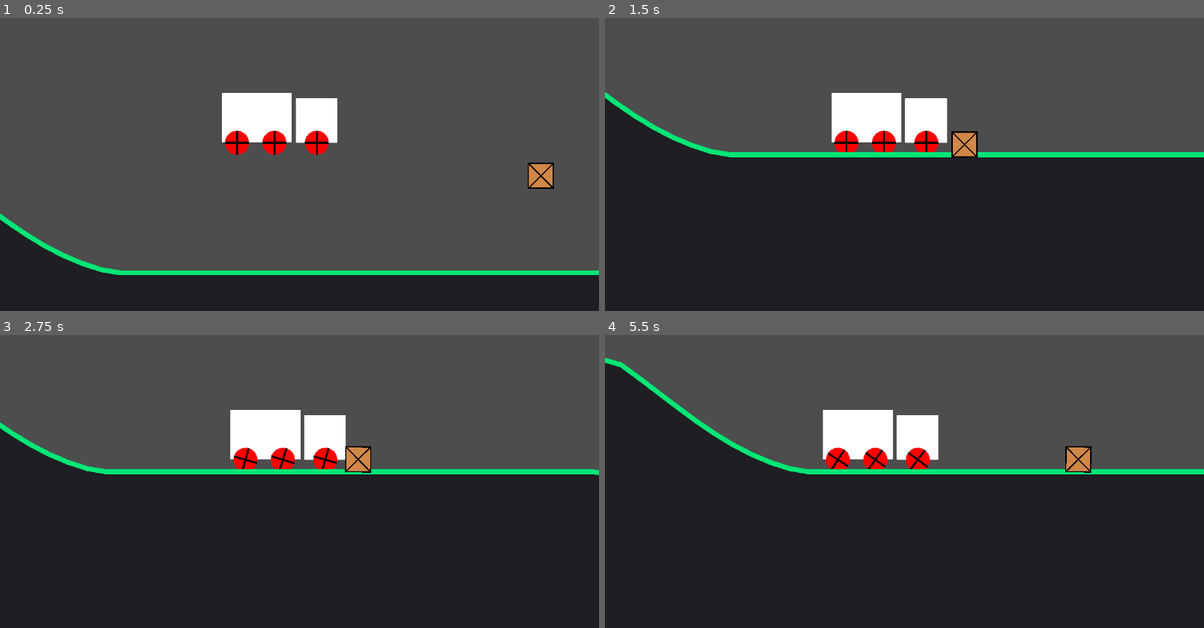
Above: before the commit, frames 1-4 (two rows, left to right).
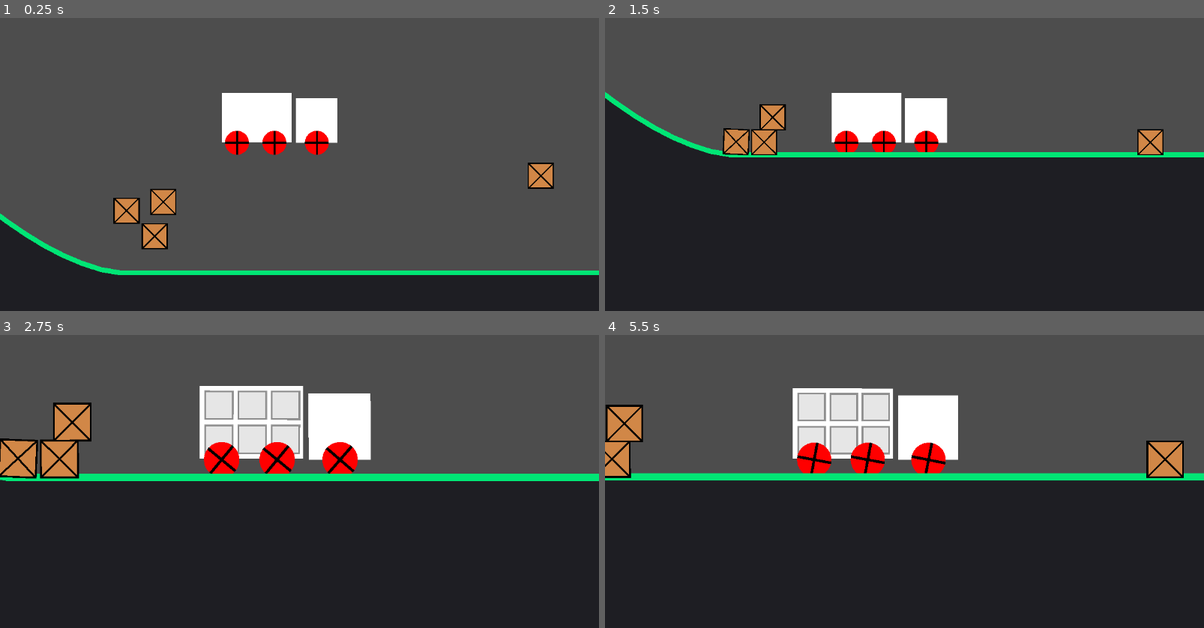
Above: after the commit, the same moments.

Repository: Addressmehari/truck-kun
Game: Godot game, scene res://main.tscn
Two runs of this game, one before a commit and one after it. Both use one fixed random seed, a clock stepped at 60 frames per second and the inputs below.
Inputs (mouse positions are in pixels of both pictures, inside the frame that each line leads up to):
- Up to frame 1 (0.25 s): no input
- Up to frame 2 (1.5 s): tap Enter at 0.5 s; drag from (1150, 196) to (964, 67) at 0.52 s; drag from (784, 158) to (874, 211) at 1.27 s
- Up to frame 3 (2.75 s): tap Space at 2 s; move the mouse to (359, 384) at 2.02 s; hold Right (ui_right) from 2.03 s (still down); tap E at 2.1 s; click (359, 384) at 2.17 s
- Up to frame 4 (5.5 s): release Right (ui_right) at 2.75 s; drag from (874, 528) to (724, 408) at 2.77 s; move the mouse to (1084, 510) at 3.52 s; hold Left (ui_left) 3.53-4.25 s; tap E at 3.6, 5.1 s; click (1084, 510) at 3.67 s; drag from (724, 408) to (814, 376) at 4.27 s; move the mouse to (934, 460) at 5.02 s; hold Left (ui_left) from 5.03 s (still down); click (934, 460) at 5.17 s

The runs differ from the first frame. In frame 1, 1.2% of the frame differs, in the area x 18-30%, y 58-80%; in frame 2, 2.0%; in frame 3, 13%; in frame 4, 16%, in the area x 0-100%, y 7-50%.

Commit message:
feat: create loading and unloading

Diff:
--- a/camera.gd
+++ b/camera.gd
@@ -2,6 +2,9 @@
 
 @export var target_path: NodePath
 var target: Node2D
+
+var default_zoom := Vector2(1.2, 1.2)
+var zoomed_zoom := Vector2(1.8, 1.8)
 
 func _ready():
 	if target_path:
@@ -14,3 +17,11 @@
 	if is_instance_valid(target):
 		# Interpolate position smoothly to center the truck in the camera view
 		global_position = global_position.lerp(target.global_position, 10.0 * delta)
+
+		# Smoothly interpolate zoom based on truck zoom request
+		var target_zoom = default_zoom
+		var truck = get_node_or_null("../truck")
+		if truck and truck.has_method("is_zoom_requested") and truck.is_zoom_requested():
+			target_zoom = zoomed_zoom
+
+		zoom = zoom.lerp(target_zoom, 5.0 * delta)
--- /dev/null
+++ b/container_body.gd
@@ -0,0 +1,101 @@
+extends RigidBody2D
+
+# 6 slots inside the container
+var inventory = [null, null, null, null, null, null]
+
+# Local coordinates for the slots in the container space (width 112, height 79)
+var slot_rects = [
+	Rect2(-111, -74, 30, 30),
+	Rect2(-75, -74, 30, 30),
+	Rect2(-39, -74, 30, 30),
+	Rect2(-111, -37, 30, 30),
+	Rect2(-75, -37, 30, 30),
+	Rect2(-39, -37, 30, 30)
+]
+
+@onready var truck = get_parent()
+
+func _ready() -> void:
+	# Force children (ColorRects) to render behind the parent's custom _draw() call.
+	# This ensures the drawn slots are visible on top of the container shape.
+	var container_rect = get_node_or_null("container")
+	if container_rect:
+		container_rect.show_behind_parent = true
+	var rim_rect = get_node_or_null("rim_back")
+	if rim_rect:
+		rim_rect.show_behind_parent = true
+
+func _physics_process(_delta: float) -> void:
+	# Refresh slot visuals
+	queue_redraw()
+
+func _draw() -> void:
+	if not is_instance_valid(truck):
+		return
+
+	# Draw slots only if zoom is requested
+	if truck.has_method("is_zoom_requested") and truck.is_zoom_requested():
+		for i in range(6):
+			var rect = slot_rects[i]
+			var item = inventory[i]
+
+			if item == null:
+				# Draw a visible dark border and subtle background fill on any container background color
+				draw_rect(rect, Color(0, 0, 0, 0.1), true)
+				draw_rect(rect, Color(0, 0, 0, 0.4), false, 2.0)
+			else:
+				# Draw loaded crate representation inside the slot
+				var inner_color = item.get("color", Color(0.82, 0.53, 0.28))
+				var inner_rect = rect.grow(-2)
+				draw_rect(inner_rect, inner_color, true)
+
+				# Crate Outline & Cross (X)
+				draw_rect(inner_rect, Color.BLACK, false, 2.0)
+				draw_line(inner_rect.position, inner_rect.end, Color.BLACK, 2.0)
+				draw_line(Vector2(inner_rect.end.x, inner_rect.position.y), Vector2(inner_rect.position.x, inner_rect.end.y), Color.BLACK, 2.0)
+
+func try_add_to_slot(slot_index: int, crate) -> bool:
+	if slot_index < 0 or slot_index >= 6:
+		return false
+	if inventory[slot_index] == null:
+		inventory[slot_index] = {
+			"color": crate.color,
+			"width": crate.width,
+			"height": crate.height
+		}
+		return true
+	return false
+
+func _input(event: InputEvent) -> void:
+	if event is InputEventMouseButton and event.button_index == MOUSE_BUTTON_LEFT and event.pressed:
+		if truck.has_method("is_zoom_requested") and truck.is_zoom_requested():
+			var local_mouse = to_local(get_global_mouse_position())
+			for i in range(6):
+				if inventory[i] != null and slot_rects[i].has_point(local_mouse):
+					# Unload crate!
+					_unload_slot(i)
+					get_viewport().set_input_as_handled()
+					break
+
+func _unload_slot(slot_index: int) -> void:
+	var item_data = inventory[slot_index]
+	inventory[slot_index] = null
+
+	# Spawn a new crate at the mouse position
+	var crate_scene = load("res://crate.tscn")
+	if crate_scene:
+		var new_crate = crate_scene.instantiate()
+		new_crate.color = item_data.get("color", Color(0.82, 0.53, 0.28))
+		new_crate.width = item_data.get("width", 40.0)
+		new_crate.height = item_data.get("height", 40.0)
+
+		# Add it to the main scene
+		get_tree().current_scene.add_child(new_crate)
+
+		# Position it at mouse
+		new_crate.global_position = get_global_mouse_position()
+
+		# Enable dragging immediately
+		new_crate.is_dragging = true
+		new_crate.drag_offset = Vector2.ZERO
+		new_crate._update_physics_state()
--- a/crate.gd
+++ b/crate.gd
@@ -33,6 +33,7 @@
 	if Engine.is_editor_hint():
 		return
 
+	add_to_group("crates")
 	input_pickable = true
 	original_collision_layer = collision_layer
 	original_collision_mask = collision_mask
@@ -78,10 +79,18 @@
 		return
 	if event is InputEventMouseButton and event.button_index == MOUSE_BUTTON_LEFT:
 		if event.pressed:
+			# Check if inventory mode is open (E pressed)
+			var parent_node = get_parent()
+			if parent_node:
+				var truck = parent_node.get_node_or_null("truck")
+				if truck and "is_e_toggled" in truck and not truck.is_e_toggled:
+					return # Only allow dragging if inventory zoom is opened via 'E' key
+
 			is_dragging = true
 			drag_offset = global_position - get_global_mouse_position()
 			_update_physics_state()
 			get_viewport().set_input_as_handled()
+
 
 func _input(event: InputEvent) -> void:
 	if Engine.is_editor_hint():
@@ -90,6 +99,7 @@
 		if not event.pressed and is_dragging:
 			is_dragging = false
 			_update_physics_state()
+			_check_drop_on_container()
 
 func _physics_process(_delta: float) -> void:
 	if Engine.is_editor_hint():
@@ -98,6 +108,27 @@
 		global_position = get_global_mouse_position() + drag_offset
 		linear_velocity = Vector2.ZERO
 		angular_velocity = 0.0
+
+func _check_drop_on_container() -> void:
+	var parent_node = get_parent()
+	if not parent_node:
+		return
+	var truck = parent_node.get_node_or_null("truck")
+	if not truck:
+		return
+	var container_body = truck.get_node_or_null("container_body")
+	if not container_body or not container_body.has_method("try_add_to_slot"):
+		return
+
+
+	if truck.has_method("is_zoom_requested") and truck.is_zoom_requested():
+		var local_pos = container_body.to_local(global_position)
+		for i in range(6):
+			var slot_rect = container_body.slot_rects[i]
+			if slot_rect.has_point(local_pos):
+				if container_body.try_add_to_slot(i, self):
+					queue_free()
+					return
 
 func _draw() -> void:
 	var rect = Rect2(-width/2.0, -height/2.0, width, height)
--- a/main.tscn
+++ b/main.tscn
@@ -33,5 +33,14 @@
 zoom = Vector2(1.2, 1.2)
 script = ExtResource("2_camera_gd")
 
+[node name="crate1" parent="." instance=ExtResource("4_1bvp3")]
+position = Vector2(-379, -86)
+
+[node name="crate2" parent="." instance=ExtResource("4_1bvp3")]
+position = Vector2(-334, -45)
+
+[node name="crate3" parent="." instance=ExtResource("4_1bvp3")]
+position = Vector2(-320, -100)
+
 [node name="crate" parent="." instance=ExtResource("4_1bvp3")]
 position = Vector2(285, -142)
--- a/truck.gd
+++ b/truck.gd
@@ -9,6 +9,8 @@
 @onready var tyre_1: RigidBody2D = $"tyre-1"
 @onready var tyre_2: RigidBody2D = $"tyre-2"
 @onready var tyre_3: RigidBody2D = $"tyre-3"
+
+var is_e_toggled: bool = false
 
 func _physics_process(_delta):
 	# Calculate input from keyboard keys
@@ -39,3 +41,28 @@
 	tyre_1.angular_velocity = clamp(tyre_1.angular_velocity, -max_angular_velocity, max_angular_velocity)
 	tyre_2.angular_velocity = clamp(tyre_2.angular_velocity, -max_angular_velocity, max_angular_velocity)
 	tyre_3.angular_velocity = clamp(tyre_3.angular_velocity, -max_angular_velocity, max_angular_velocity)
+
+func _input(event: InputEvent) -> void:
+	if event is InputEventKey and event.pressed and event.keycode == KEY_E:
+		is_e_toggled = not is_e_toggled
+		if not is_e_toggled:
+			# Force drop all dragging crates when closing inventory
+			for crate in get_tree().get_nodes_in_group("crates"):
+				if crate.get("is_dragging"):
+					crate.set("is_dragging", false)
+					if crate.has_method("_update_physics_state"):
+						crate.call("_update_physics_state")
+					if crate.has_method("_check_drop_on_container"):
+						crate.call("_check_drop_on_container")
+
+
+func is_any_crate_dragged_near() -> bool:
+	for crate in get_tree().get_nodes_in_group("crates"):
+		if crate.get("is_dragging"):
+			var dist = container_body.global_position.distance_to(crate.global_position)
+			if dist < 250.0:
+				return true
+	return false
+
+func is_zoom_requested() -> bool:
+	return is_e_toggled or is_any_crate_dragged_near()
--- a/truck.tscn
+++ b/truck.tscn
@@ -1,7 +1,8 @@
-[gd_scene load_steps=5 format=3 uid="uid://y4vbinwdj2t8"]
+[gd_scene load_steps=6 format=3 uid="uid://y4vbinwdj2t8"]
 
 [ext_resource type="Script" uid="uid://cbfysr7tnjtrc" path="res://truck.gd" id="1_truck_gd"]
 [ext_resource type="PackedScene" uid="uid://bo6otg6erdwgb" path="res://tyre.tscn" id="2_tyre_scene"]
+[ext_resource type="Script" path="res://container_body.gd" id="3_container_body_gd"]
 
 [sub_resource type="RectangleShape2D" id="RectangleShape2D_cab"]
 size = Vector2(67, 69)
@@ -32,6 +33,7 @@
 
 [node name="container_body" type="RigidBody2D" parent="."]
 mass = 3.0
+script = ExtResource("3_container_body_gd")
 
 [node name="container" type="ColorRect" parent="container_body"]
 offset_left = -117.0
Not shown, added: container_body.gd.uid
